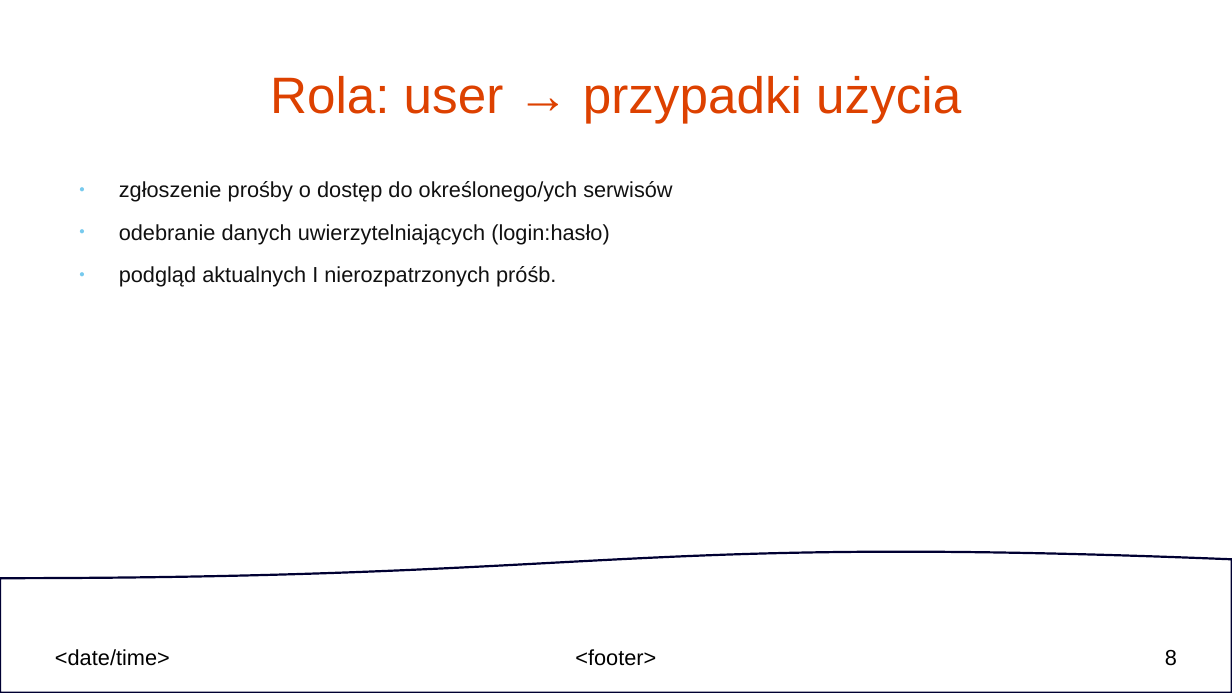
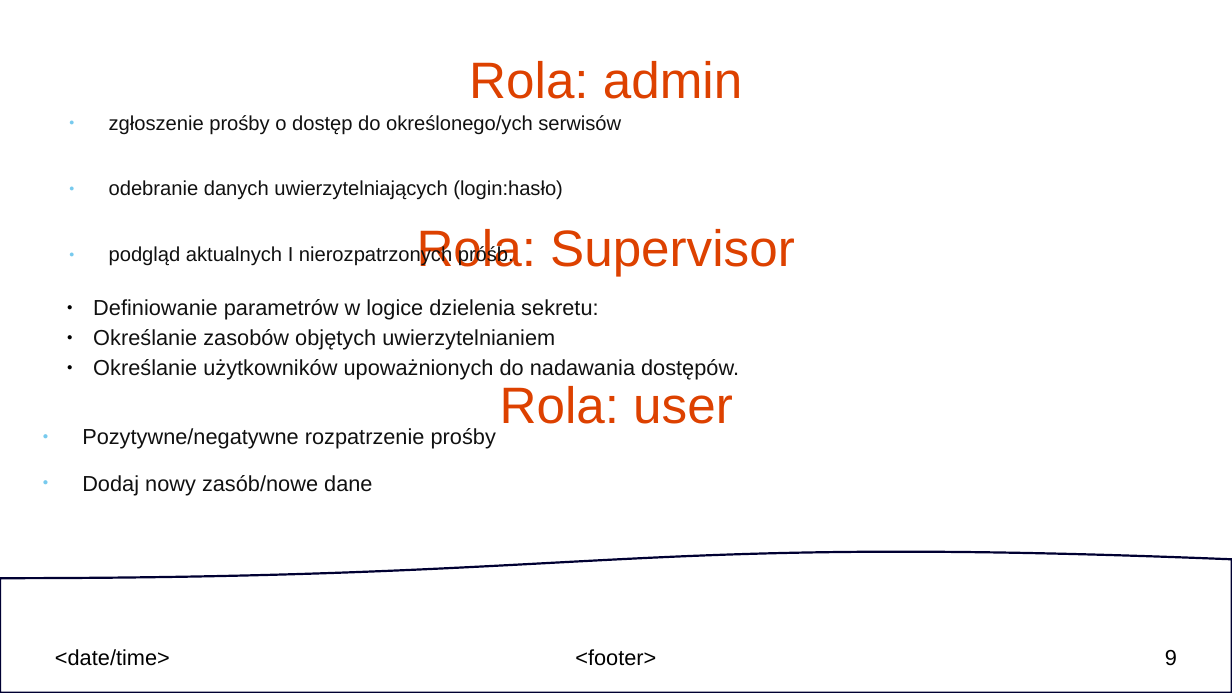
Before and after one commit to Nixam01/mzomi_BHL_2024, a slide deck: slide 9 of dokumentacja_projektu_Access_Broker.odp (slide 8 before the commit). Drawn at 1232x693 pixels with LibreOffice and Linux fonts; fonts in the diff are those of the drawing. Boxes give left, top, right and bottom in pixels: in the first picture for what was removed or moved away, otherwise in the second. Text is boxed around its words. In the diff, an @@ line names an element or a change of style, - is before the commit and + after.

```diff
--- a/dokumentacja_projektu_Access_Broker.odp
+++ b/dokumentacja_projektu_Access_Broker.odp
@@ title at <box>469,61,742,99</box>: text changed @@
-Rola: user → przypadki użycia
+Rola: admin
@@ text "zgłoszenie prośby o dostęp do ...": place and size @@
-text "zgłoszenie prośby o dostęp do ..." at <box>119,181,672,287</box>
+text "zgłoszenie prośby o dostęp do ..." at <box>109,115,621,266</box>
@@ text "zgłoszenie prośby o dostęp do ..." at <box>109,115,621,266</box>: size 14 to 12.9 pt; line spacing 1 to 0.95; more space between paragraphs @@
@@ title added at <box>417,229,795,276</box>, 33 pt, text #DD4100 @@
+Rola: Supervisor
@@ text added at <box>93,299,739,380</box>, 14 pt, text #111111 @@
+● Definiowanie parametrów w logice dzielenia sekretu:
+● Określanie zasobów objętych uwierzytelnianiem
+● Określanie użytkowników upoważnionych do nadawania dostępów.
@@ title added at <box>500,386,733,424</box>, 33 pt, text #DD4100 @@
+Rola: user
@@ text added at <box>82,428,496,495</box>, 14 pt, text #111111 @@
+● Pozytywne/negatywne rozpatrzenie prośby
+● Dodaj nowy zasób/nowe dane
@@ page number at <box>1165,650,1177,666</box>: text changed @@
-8
+9
```
Also in this commit, not shown: 4 other slides changed, 1 slide added, 3 slides removed.
